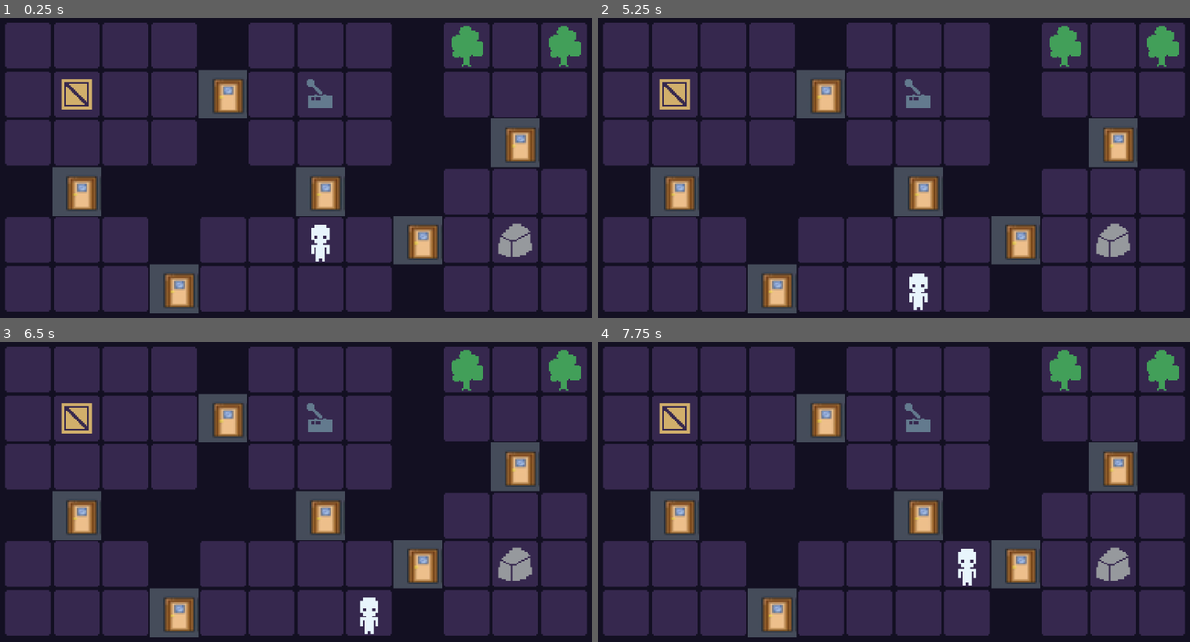
Above: before the commit, frames 1-4 (two rows, left to right).
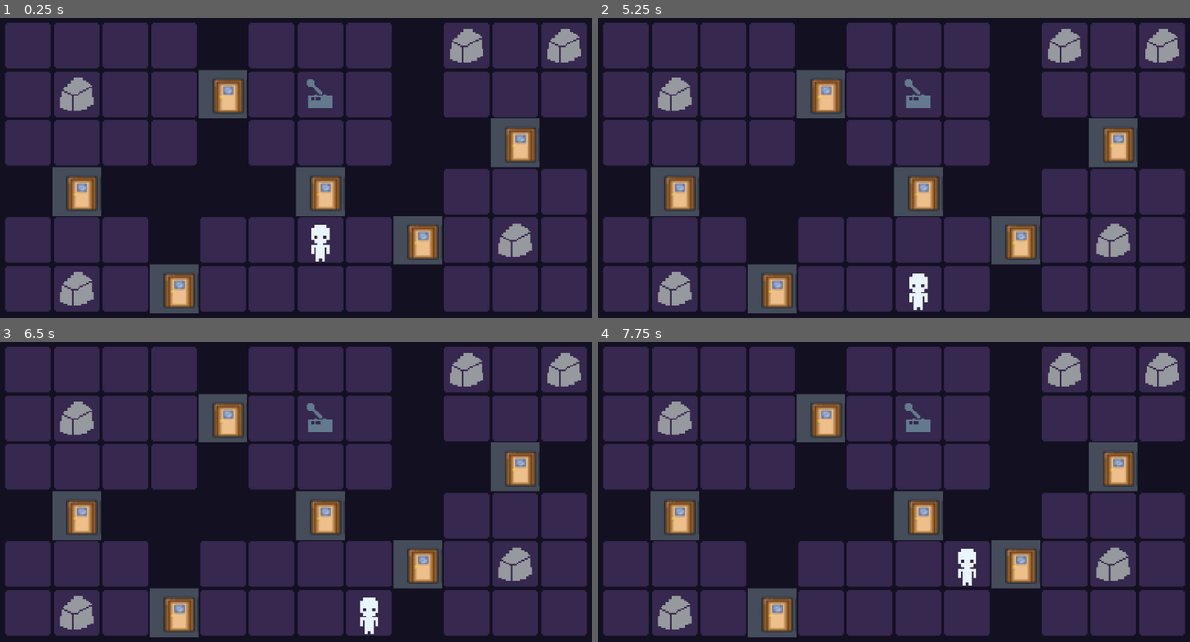
Above: after the commit, the same moments.

Repository: dmfv/probable-waddle
Game: Godot game, scene res://gameplay.tscn
Two runs of this game, one before a commit and one after it. Both use one fixed random seed, a clock stepped at 60 frames per second and the inputs below.
Inputs:
- Up to frame 1 (0.25 s): no input
- Up to frame 2 (5.25 s): tap Enter at 0.5 s; hold D (right) 0.53-1.28 s; tap R (reset) every 0.75 s from 1.25 to 4.25 s; hold S (down) 1.28-2.03 s; hold D (right) 2.03-2.78 s; hold W (up) 2.78-3.53 s; hold A (left) 3.53-5.03 s; hold S (down) from 5.03 s (still down)
- Up to frame 3 (6.5 s): release S (down) at 5.78 s; hold D (right) from 5.78 s (still down)
- Up to frame 4 (7.75 s): release D (right) at 6.53 s; hold W (up) 6.53-7.28 s; hold D (right) from 7.28 s (still down)

The runs differ from the first frame. In frame 1, 2.1% of the frame differs, in the area x 10-99%, y 2-96%; in frame 2, 2.1%; in frame 3, 2.1%; in frame 4, 2.1%.

Commit message:
rocks for sublevel_1

Diff:
--- a/Scenes/Levels/1/level.tscn
+++ b/Scenes/Levels/1/level.tscn
@@ -50,20 +50,23 @@
 That is a slight mistake, as Node2Ds can be moved around. This has many times led to bugs related to mysterious misalignments or offsets.
 Using a Node instead of a Node2D prevents that, as regular Nodes don't have a `position` property"
 
-[node name="Tree" parent="SubLevel_1/Objects" instance=ExtResource("3_1dcbr")]
-position = Vector2(96, -96)
-
-[node name="Tree2" parent="SubLevel_1/Objects" instance=ExtResource("3_1dcbr")]
-position = Vector2(160, -96)
-
 [node name="Rock" parent="SubLevel_1/Objects" instance=ExtResource("4_57b4m")]
 position = Vector2(128, 32)
 
+[node name="Rock4" parent="SubLevel_1/Objects" instance=ExtResource("4_57b4m")]
+position = Vector2(-160, -64)
+
+[node name="Rock5" parent="SubLevel_1/Objects" instance=ExtResource("4_57b4m")]
+position = Vector2(-160, 64)
+
+[node name="Rock2" parent="SubLevel_1/Objects" instance=ExtResource("4_57b4m")]
+position = Vector2(160, -96)
+
+[node name="Rock3" parent="SubLevel_1/Objects" instance=ExtResource("4_57b4m")]
+position = Vector2(96, -96)
+
 [node name="Switch" parent="SubLevel_1/Objects" instance=ExtResource("5_ivcgl")]
 position = Vector2(0, -64)
-
-[node name="Crate" parent="SubLevel_1/Objects" instance=ExtResource("6_nguaa")]
-position = Vector2(-160, -64)
 
 [node name="Door" parent="SubLevel_1/Objects" instance=ExtResource("9_im4vm")]
 position = Vector2(128, -32)
@@ -83,6 +86,7 @@
 [node name="Hand_Door" parent="SubLevel_1/Objects" instance=ExtResource("9_o6n8i")]
 
 [node name="SubLevel_2" type="Node2D" parent="."]
+visible = false
 script = ExtResource("3_tca36")
 
 [node name="TileMap" type="TileMap" parent="SubLevel_2"]
